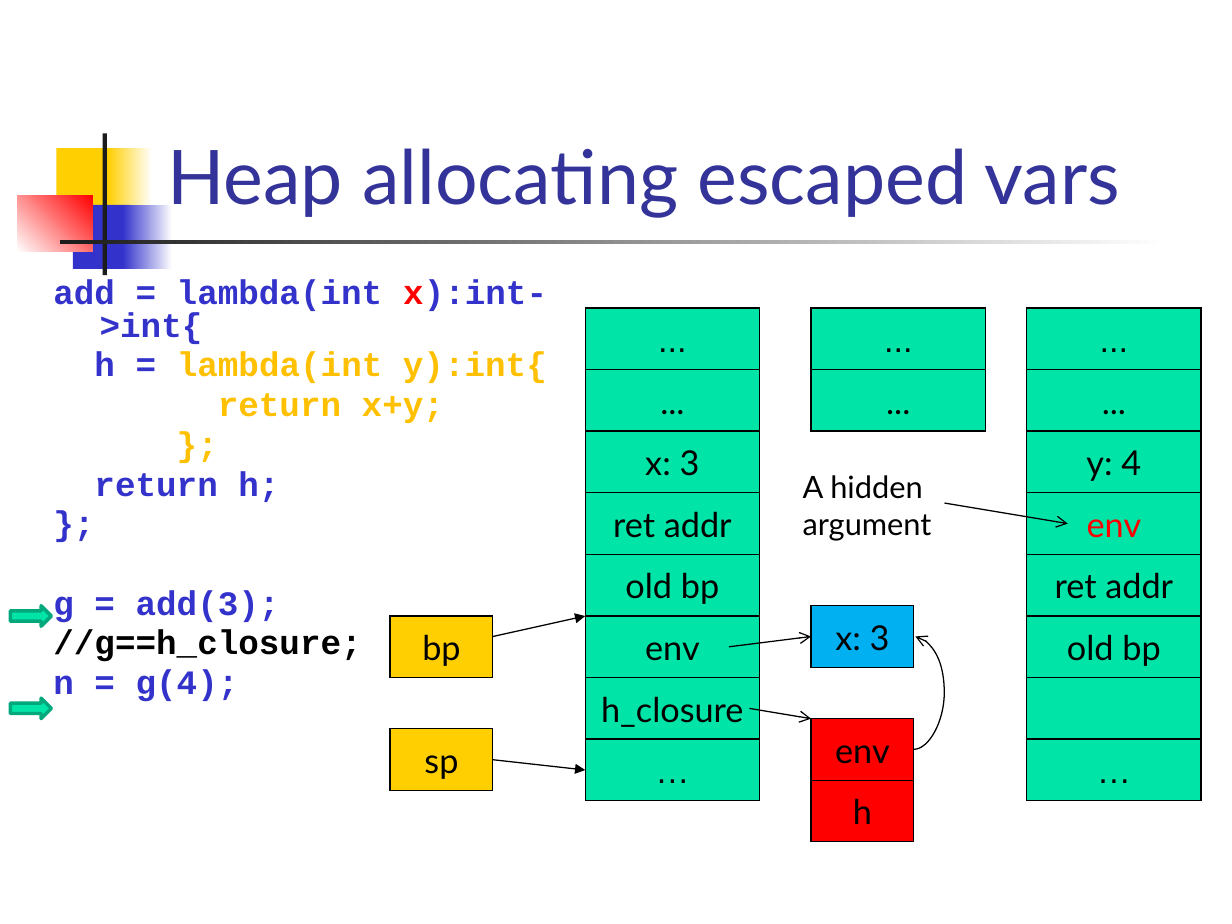
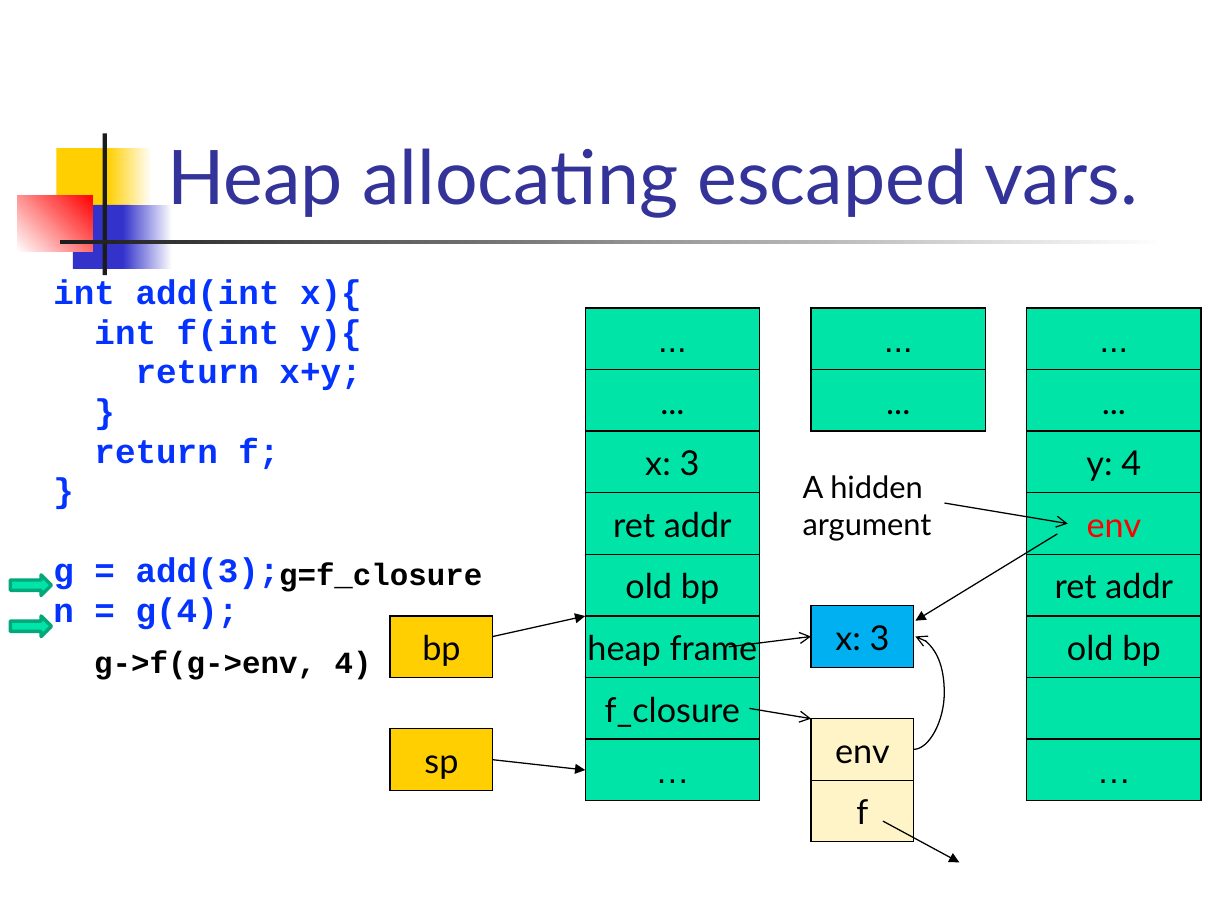
Before and after one commit to csslab-ustc/csslab-ustc.github.io, a slide deck: slide 12 of courses/compiler/slides/lec20-ir-closure.pptx. Drawn at 1232x924 pixels with LibreOffice and Linux fonts; fonts in the diff are those of the drawing. Boxes give left, top, right and bottom in pixels: in the first picture for what was removed or moved away, otherwise in the second. Text is boxed around its words. In the diff, an @@ line names an element or a change of style, - is before the commit and + after.

```diff
--- a/courses/compiler/slides/lec20-ir-closure.pptx
+++ b/courses/compiler/slides/lec20-ir-closure.pptx
@@ title at bbox=[167, 148, 1138, 217]: text changed @@
-Heap allocating escaped vars
+Heap allocating escaped vars.
@@ text at bbox=[53, 279, 362, 351]: text changed; text colour #3333CC to #0432FF @@
-add = lambda(int x):int->int{
-h = lambda(int y):int{
+int add(int x){
+int f(int y){
@@ text at bbox=[53, 360, 361, 630]: text colour #FFC000 to #0432FF in "return x+y;"; text colour #3333CC to #0432FF in "g = add(3);", "n = g(4);" @@
@@ text at bbox=[94, 438, 279, 469]: text changed; text colour #3333CC to #0432FF @@
-};
-return h;
-};
+}
+return f;
+}
@@ arrow added from (1057, 533) to (915, 621), #000000 0.75 pt @@
@@ text added at bbox=[279, 563, 482, 592], 18 pt, text #000000, bold @@
+g=f_closure
@@ right arrow: place and size @@
-right arrow at bbox=[10, 606, 51, 627]
+right arrow at bbox=[10, 575, 51, 596]
@@ right arrow: place and size @@
-right arrow at bbox=[10, 699, 51, 719]
+right arrow at bbox=[10, 616, 51, 637]
@@ text at bbox=[53, 629, 361, 662]: paragraph removed @@
-//g==h_closure;
@@ text added at bbox=[94, 651, 372, 680], 18 pt, text #000000, bold @@
+g->f(g->env, 4)
@@ text in rectangle at bbox=[587, 634, 758, 666]: text changed @@
-env
+heap frame
@@ text in rectangle at bbox=[605, 696, 740, 727]: text changed @@
-h_closure
+f_closure
@@ rectangle "env" at bbox=[811, 718, 913, 780]: fill #FF0000 to #FFF4C8 @@
@@ rectangle "f" at bbox=[811, 780, 913, 841]: fill #FF0000 to #FFF4C8 @@
@@ text in rectangle at bbox=[856, 799, 868, 824]: text changed @@
-h
+f
@@ arrow added from (883, 821) to (960, 862), #000000 0.75 pt @@
```
Also in this commit, not shown: 12 other slides changed, 3 slides added, 3 slides removed, 2 other files.
